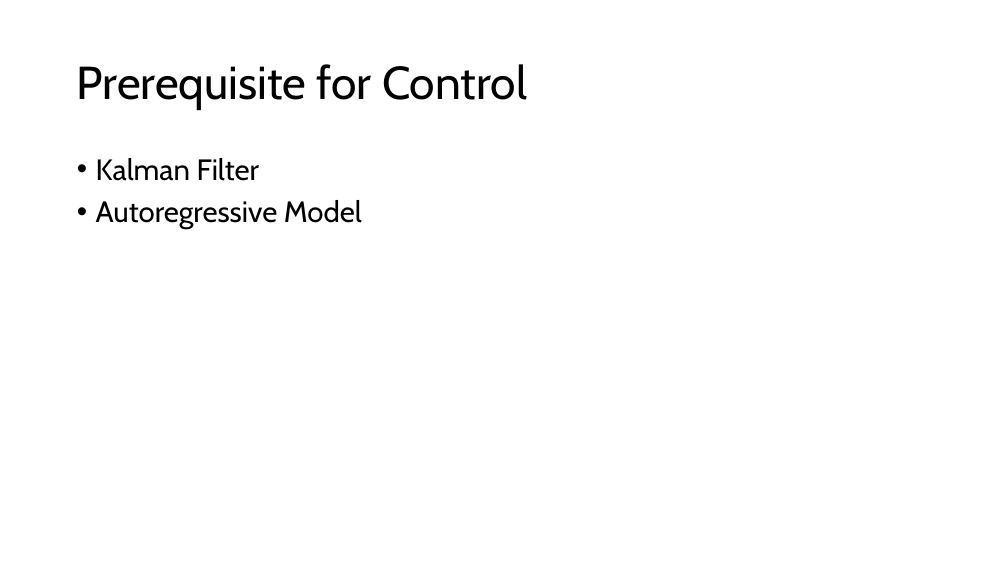
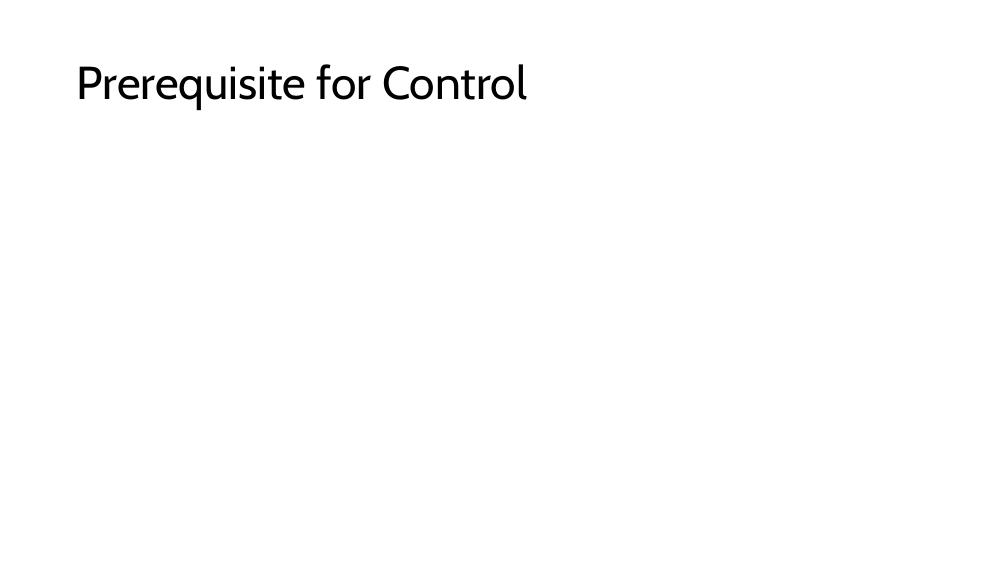
Before and after one commit to lbuckley-jpg/MDM2-Project-2, a slide deck: slide 10 of Presentation/wave_energy_presentation.pptx (slide 8 before the commit). Drawn at 1008x567 pixels with LibreOffice and Linux fonts; fonts in the diff are those of the drawing; grey boxes stand for pictures. Boxes give left, top, right and bottom in pixels: in the first picture for what was removed or moved away, otherwise in the second. Text is boxed around its words. In the diff, an @@ line names an element or a change of style, - is before the commit and + after.

Commit message:
combined results need to fix fixed control sim to acount for radiation damping update

```diff
--- a/Presentation/wave_energy_presentation.pptx
+++ b/Presentation/wave_energy_presentation.pptx
@@ text removed at (96, 158, 362, 229) @@
-• Kalman Filter
-• Autoregressive Model
```
Also in this commit, not shown: 3 other slides changed, 3 slides added, 31 other files.
